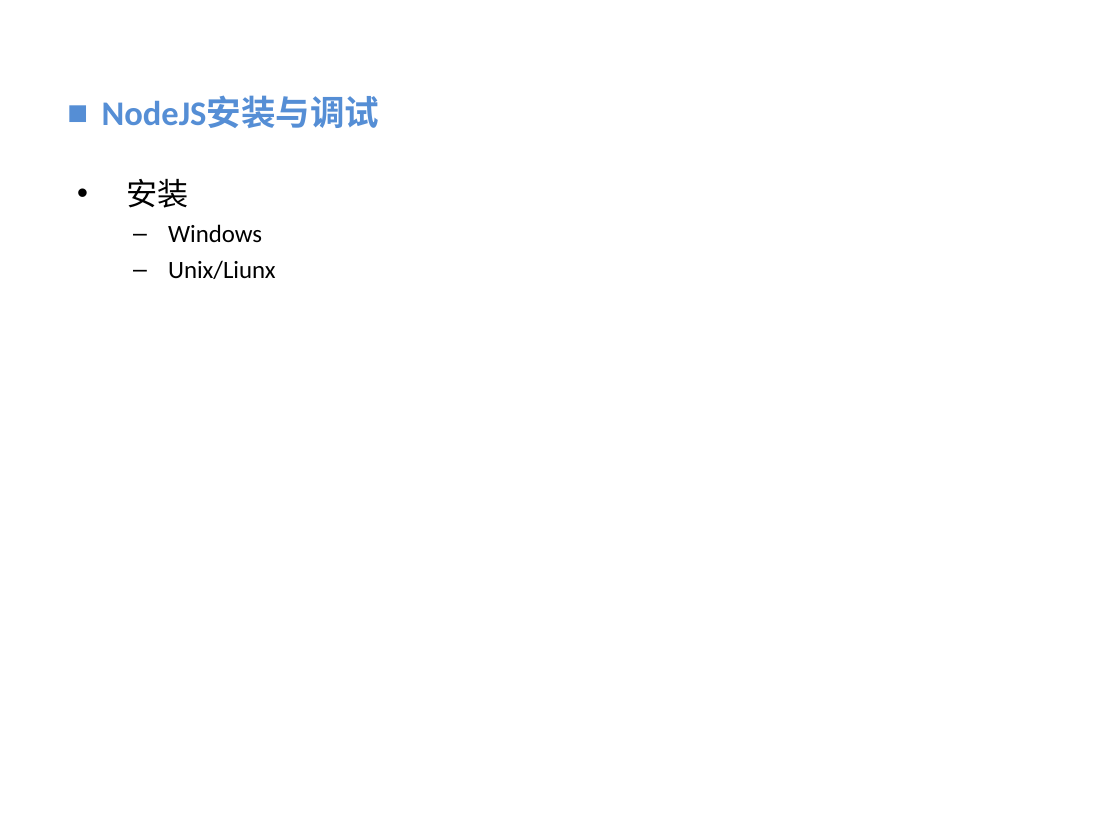
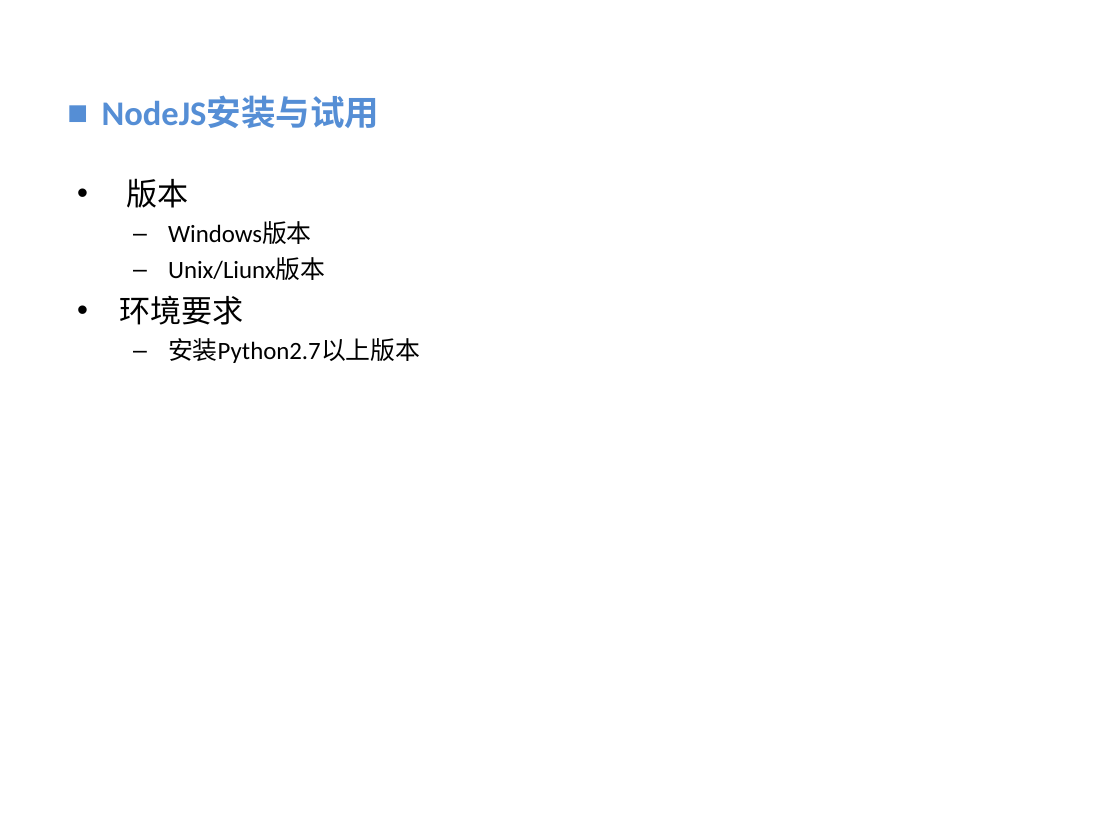
Before and after one commit to vaik/Documents, a slide deck: slide 13 of 我的分享/NodeJS基础概念理解.ppt. Drawn at 1120x840 pixels with LibreOffice and Linux fonts; fonts in the diff are those of the drawing; background and template pictures are left out. Boxes give left, top, right and bottom in pixels: in the first picture for what was removed or moved away, otherwise in the second. Text is boxed around its words. In the diff, an @@ line names an element or a change of style, - is before the commit and + after.

```diff
--- a/我的分享/NodeJS基础概念理解.ppt
+++ b/我的分享/NodeJS基础概念理解.ppt
@@ text at (102,97,380,128): text changed @@
-■ NodeJS安装与调试
+■ NodeJS安装与试用
@@ text at (119,178,420,363): text changed @@
-• 安装
-  – Windows
-  – Unix/Liunx
+• 版本
+  – Windows版本
+  – Unix/Liunx版本
+• 环境要求
+  – 安装Python2.7以上版本
```
Also in this commit, not shown: 1 other slide changed.
